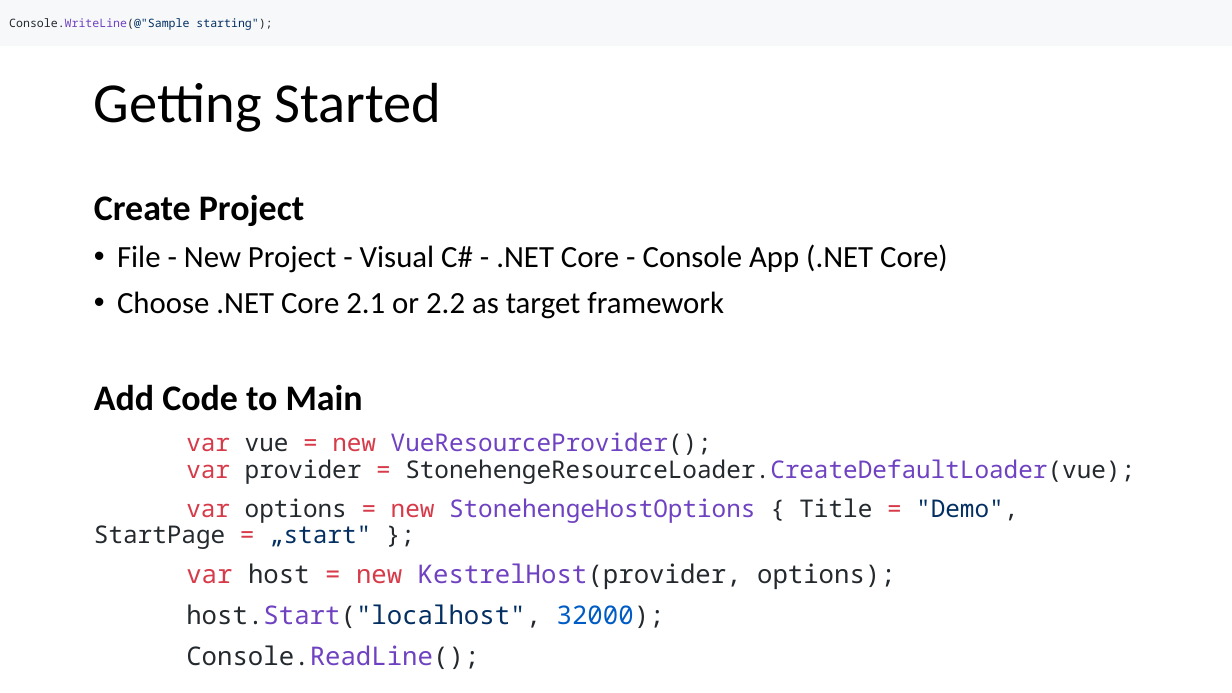
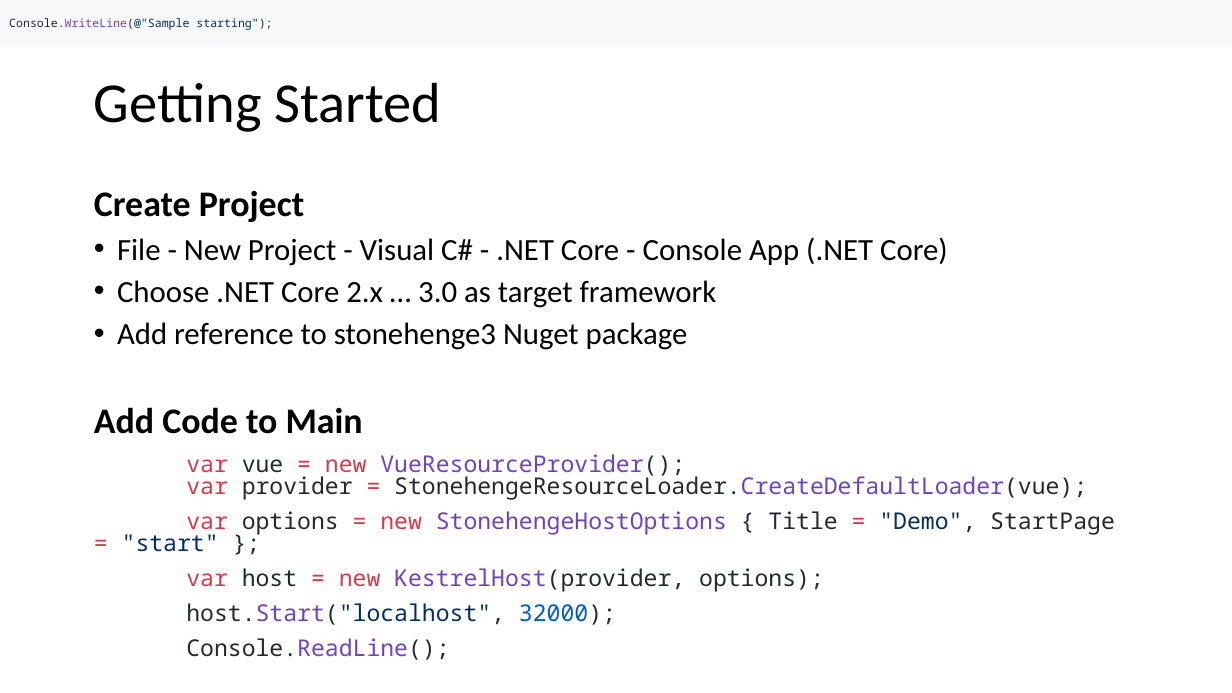
Before and after one commit to FrankPfattheicher/stonehenge.Chromely, a slide deck: slide 12 of stonehengeChromely.pptx. Drawn at 1232x693 pixels with LibreOffice and Linux fonts; fonts in the diff are those of the drawing. Boxes give left, top, right and bottom in pixels: in the first picture for what was removed or moved away, otherwise in the second. Text is boxed around its words. In the diff, an @@ line names an element or a change of style, - is before the commit and + after.

Commit message:
PPT

```diff
--- a/stonehengeChromely.pptx
+++ b/stonehengeChromely.pptx
@@ text at (94, 191, 1087, 660): size 19 to 18 pt in "var vue = new VueResourceProvider(); var provider ..."; size 20 to 18 pt in "var host = new KestrelHost(provider, options);", "host.Start("localhost", 32000);", "Console.ReadLine();"; line spacing 0.9 to 0.8 @@
@@ text at (117, 280, 717, 350): text changed @@
-• Choose .NET Core 2.1 or 2.2 as target framework
+• Choose .NET Core 2.x … 3.0 as target framework
+• Add reference to stonehenge3 Nuget package
@@ text at (122, 511, 1115, 552): text changed; size 19 to 18 pt @@
-var options = new StonehengeHostOptions { Title = "Demo", StartPage = „start" };
+var options = new StonehengeHostOptions { Title = "Demo", StartPage = "start" };
```
Also in this commit, not shown: 11 other slides changed, 1 slide added.
